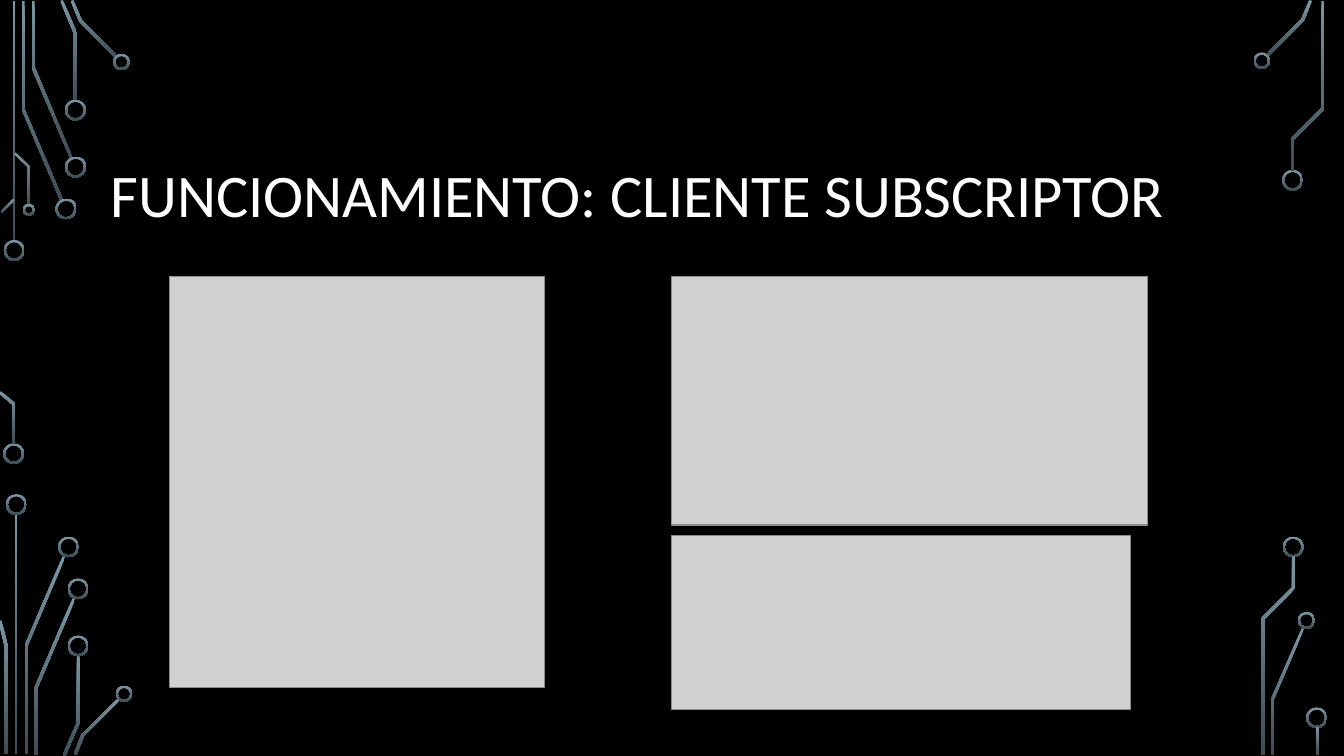
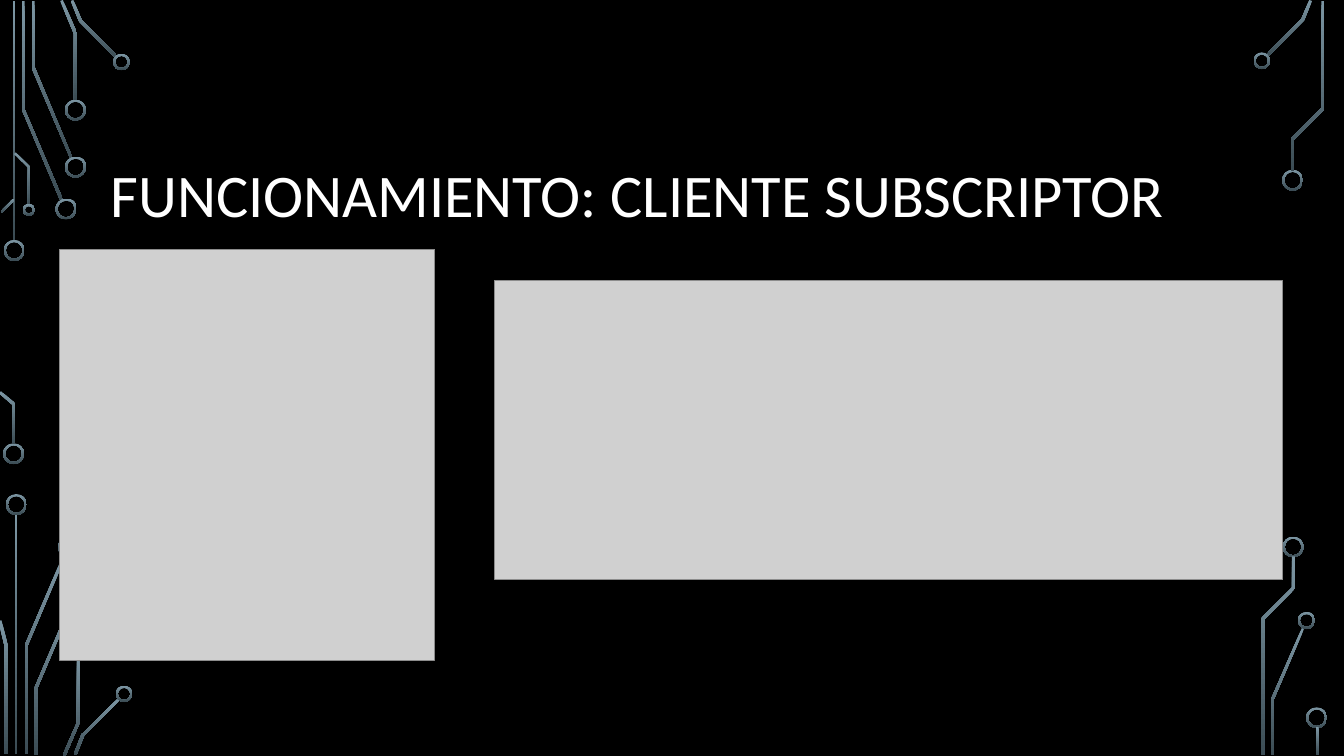
Before and after one commit to ManelDiaz/Reto_Envio, a slide deck: slide 6 of RETO 2 Envío de datos.pptx. Drawn at 1344x756 pixels with LibreOffice and Linux fonts; fonts in the diff are those of the drawing; grey boxes stand for pictures; background and template pictures are left out. Boxes give left, top, right and bottom in pixels: in the first picture for what was removed or moved away, otherwise in the second. Text is boxed around its words. In the diff, an @@ line names an element or a change of style, - is before the commit and + after.

```diff
--- a/RETO 2 Envío de datos.pptx
+++ b/RETO 2 Envío de datos.pptx
@@ picture moved from (x1=169, y1=276, x2=544, y2=688) to (x1=59, y1=249, x2=435, y2=660) @@
@@ picture resized from (x1=673, y1=536, x2=1131, y2=711) to (x1=495, y1=280, x2=1284, y2=580) @@
@@ picture removed at (x1=673, y1=276, x2=1148, y2=525) @@
@@ freeform shape removed at (x1=68, y1=579, x2=89, y2=600) @@
@@ freeform shape removed at (x1=68, y1=635, x2=89, y2=656) @@
```
Also in this commit, not shown: 3 other slides changed, 4 slides added.
